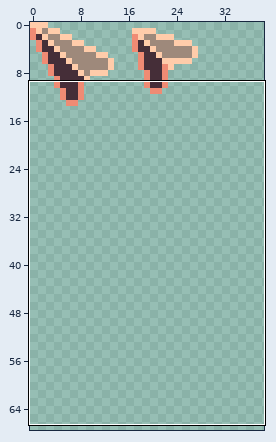
Edited in one commit: pixel-art file (assets/src/ui.aseprite). Above, an overview of the earlier version with the close-up marked.
Close-up. Before the edit:
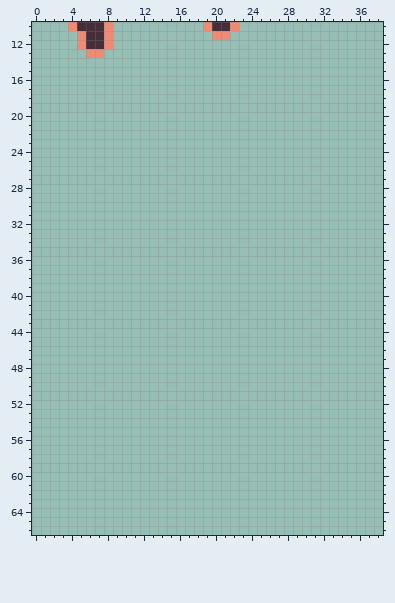
256x256 pixels, 1 frame. Shown: x 0..38, y 10..66. The wide view leaves out empty margins.
The same view after the edit:
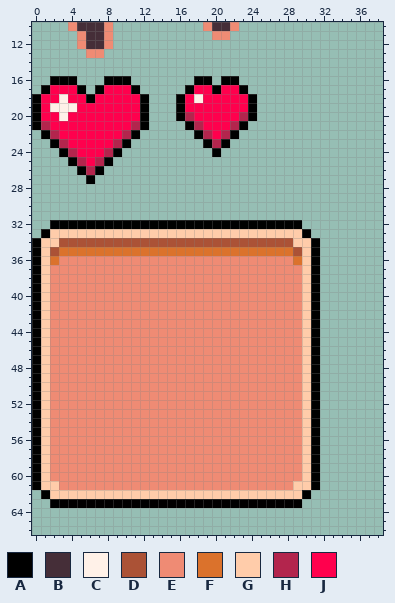
Palette (. is transparent): A #000000  B #452e38  C #fff1e8  D #ab5236  E #ef8b74  F #db722c  G #ffccaa  H #b3254d  J #ff004d
The edit:
y 16: x 2..4 ... -> AAA; x 8..10 ... -> AAA; x 18..19 .. -> AA; x 21..22 .. -> AA
y 17: x 1..5 ..... -> AJJJA; x 7..11 ..... -> AJJJA; x 17..23 ....... -> AJJAJJA
y 18: x 0..12 ............. -> AJJCJJAJJJJJA; x 16..24 ......... -> AJCJJJJJA
y 19: x 0..12 ............. -> AJCCCJJJJJJJA; x 16..24 ......... -> AJJJJJJJA
y 20: x 0..12 ............. -> AJJCJJJJJJJJA; x 16..24 ......... -> AHJJJJJHA
y 21: x 0..12 ............. -> AHJJJJJJJJJHA; x 17..23 ....... -> AHJJJHA
y 22: x 1..11 ........... -> AHJJJJJJJHA; x 18..22 ..... -> AHJHA
y 23: x 2..10 ......... -> AHJJJJJHA; x 19..21 ... -> AHA
y 24: x 3..9 ....... -> AHJJJHA; x 20 . -> A
y 25: x 4..8 ..... -> AHJHA
y 26: x 5..7 ... -> AHA
y 27: x 6 . -> A
y 32: x 2..29 ............................ -> AAAAAAAAAAAAAAAAAAAAAAAAAAAA
y 33: x 1..30 .............................. -> AGGGGGGGGGGGGGGGGGGGGGGGGGGGGA
y 34: x 0..31 ................................ -> AGGDDDDDDDDDDDDDDDDDDDDDDDDDDGGA
y 35: x 0..31 ................................ -> AGDFFFFFFFFFFFFFFFFFFFFFFFFFFDGA
y 36: x 0..31 ................................ -> AGFEEEEEEEEEEEEEEEEEEEEEEEEEEFGA
y 37..60: x 0..31 ................................ -> AGEEEEEEEEEEEEEEEEEEEEEEEEEEEEGA
y 61: x 0..31 ................................ -> AGGEEEEEEEEEEEEEEEEEEEEEEEEEEGGA
y 62: x 1..30 .............................. -> AGGGGGGGGGGGGGGGGGGGGGGGGGGGGA
y 63: x 2..29 ............................ -> AAAAAAAAAAAAAAAAAAAAAAAAAAAA
